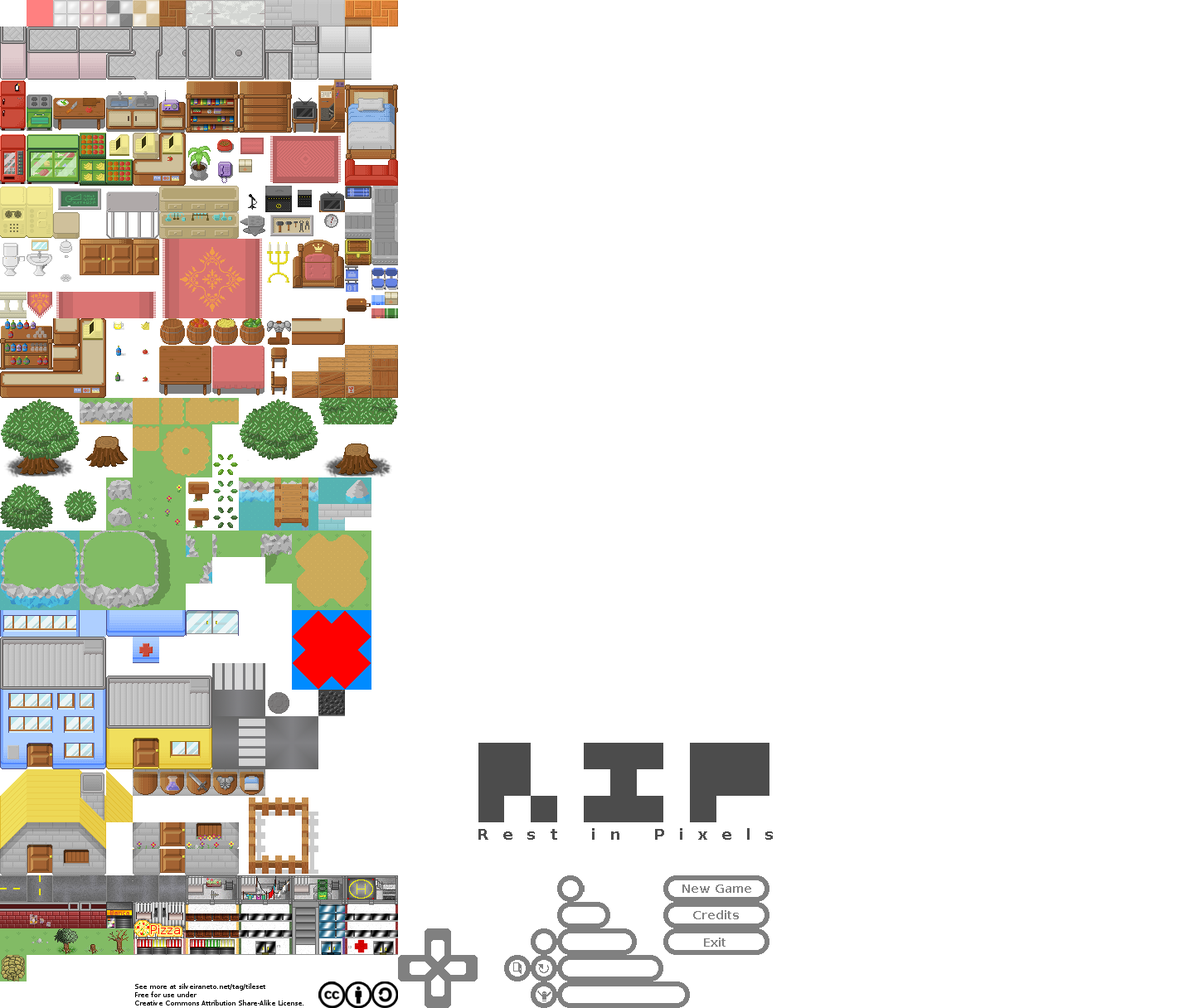
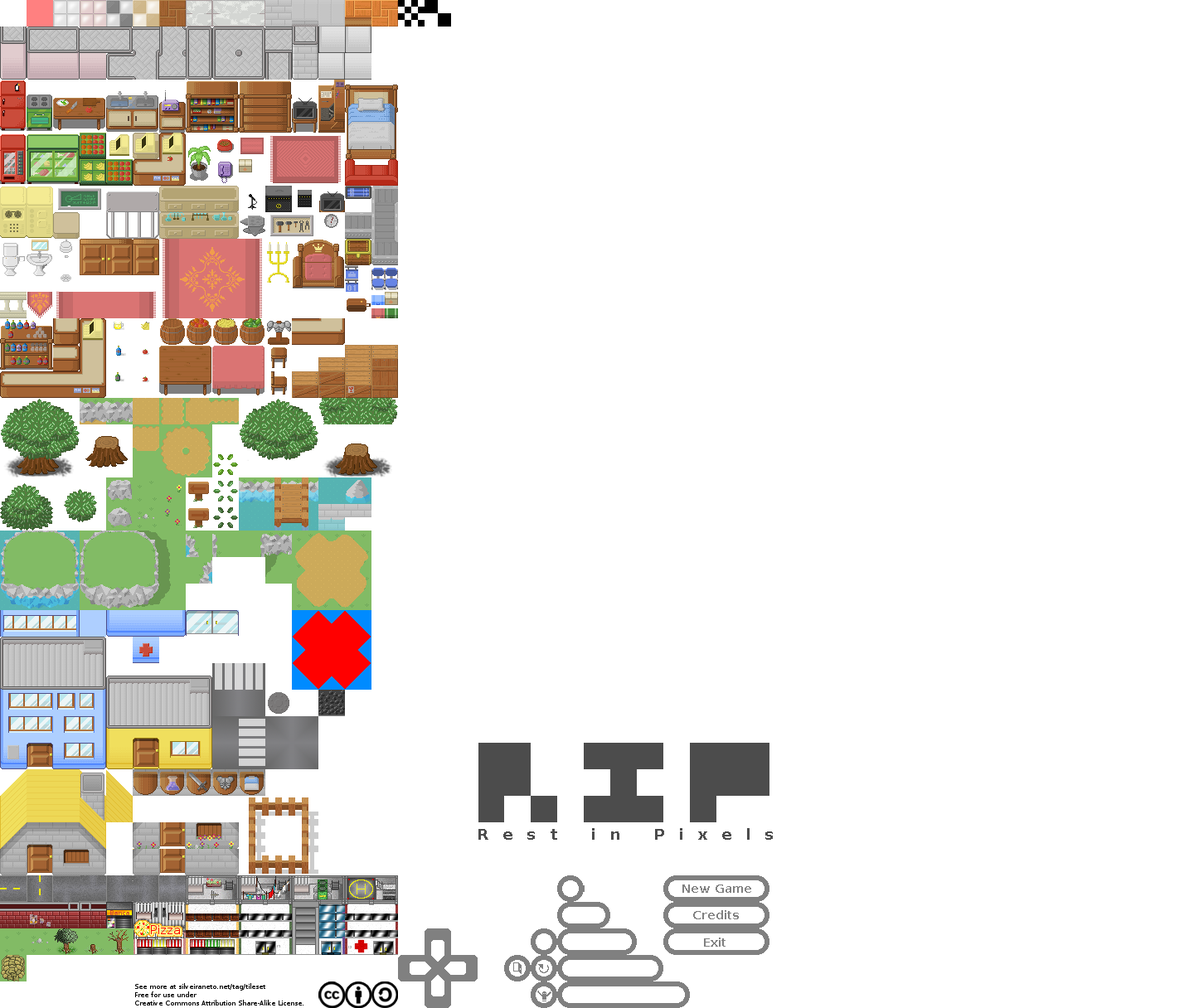
Layer changes from the first 1194x1008 image to the second:
painted on "Background" over [397, 0, 451, 27]
